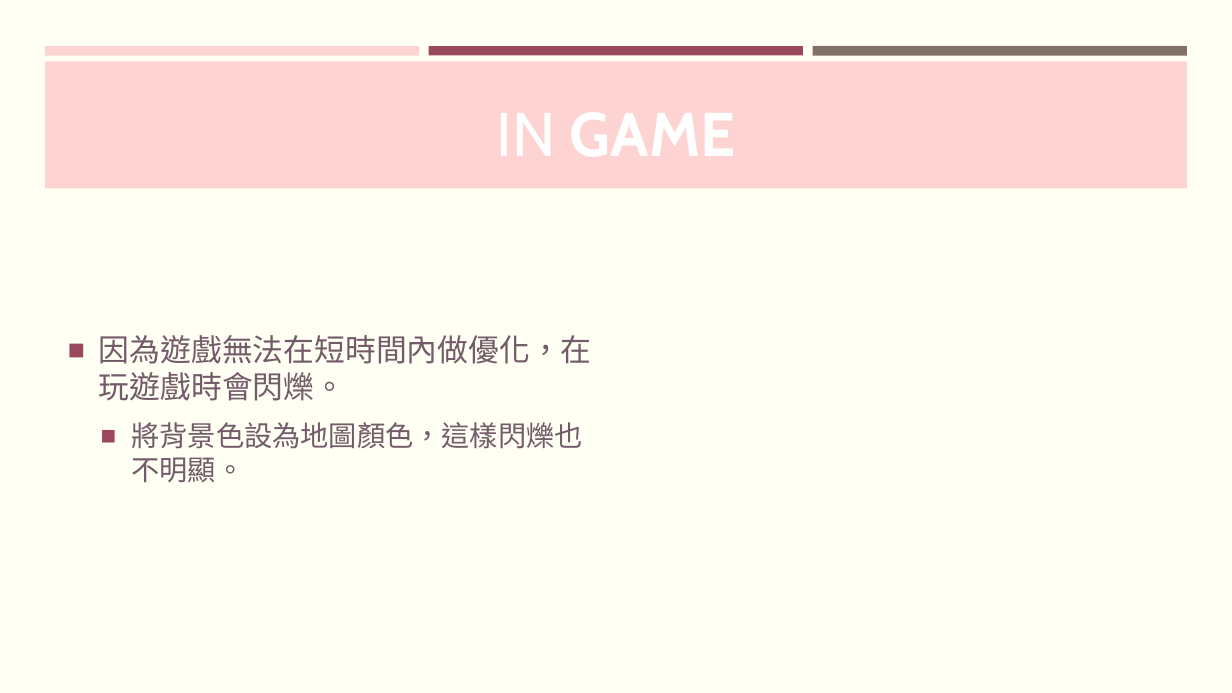
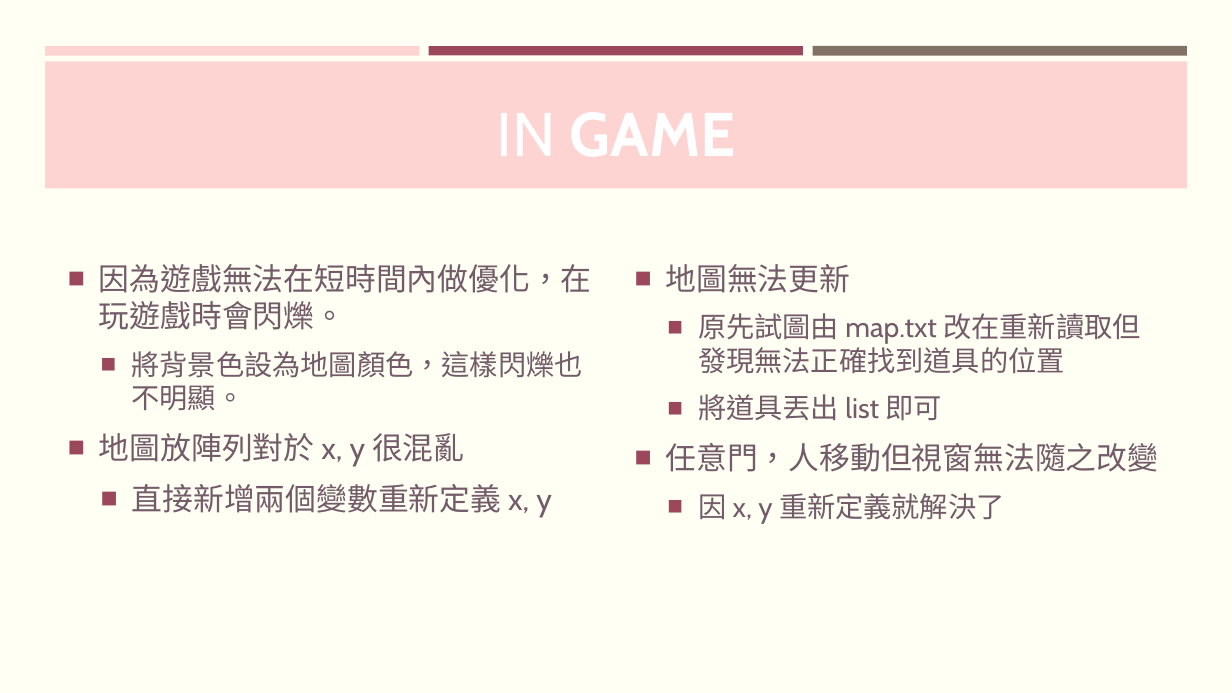
Before and after one commit to FalconLee1011/Java-Final, a slide deck: slide 20 of PPT/JAVA Final project.pptx (slide 19 before the commit). Drawn at 1232x693 pixels with LibreOffice and Linux fonts; fonts in the diff are those of the drawing. Boxes give left, top, right and bottom in pixels: in the first picture for what was removed or moved away, otherwise in the second. Text is boxed around its words. In the diff, an @@ line names an element or a change of style, - is before the commit and + after.

```diff
--- a/PPT/JAVA Final project.pptx
+++ b/PPT/JAVA Final project.pptx
@@ text added at box(665, 264, 1158, 523), 22 pt, text #735B69 @@
+■ 地圖無法更新
+  ■ 原先試圖由 map.txt 改在重新讀取但發現無法正確找到道具的位置
+  ■ 將道具丟出 list 即可
+■ 任意門，人移動但視窗無法隨之改變
+  ■ 因 x, y 重新定義就解決了
@@ text at box(99, 433, 552, 516): paragraphs added @@
+■ 地圖放陣列對於 x, y 很混亂
+  ■ 直接新增兩個變數重新定義 x, y
```
Also in this commit, not shown: 3 other slides changed, 1 slide added, 1 slide removed.
